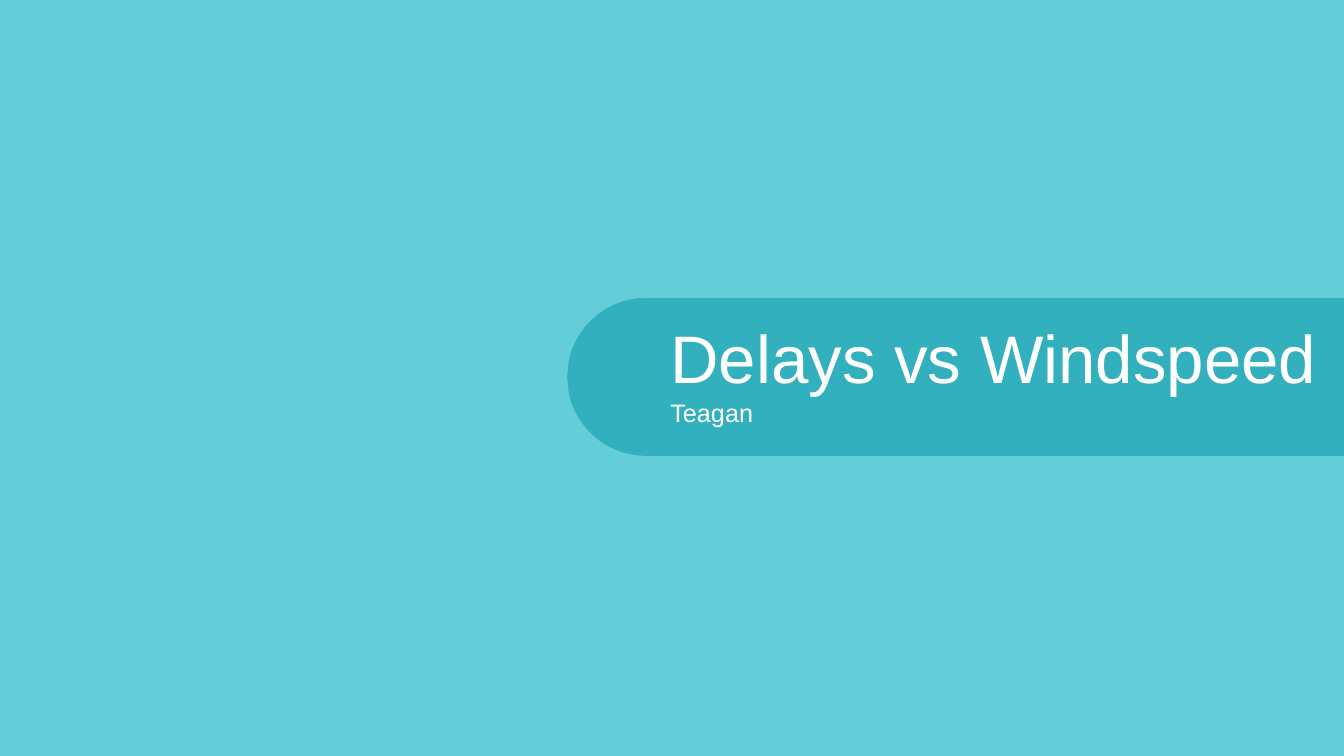
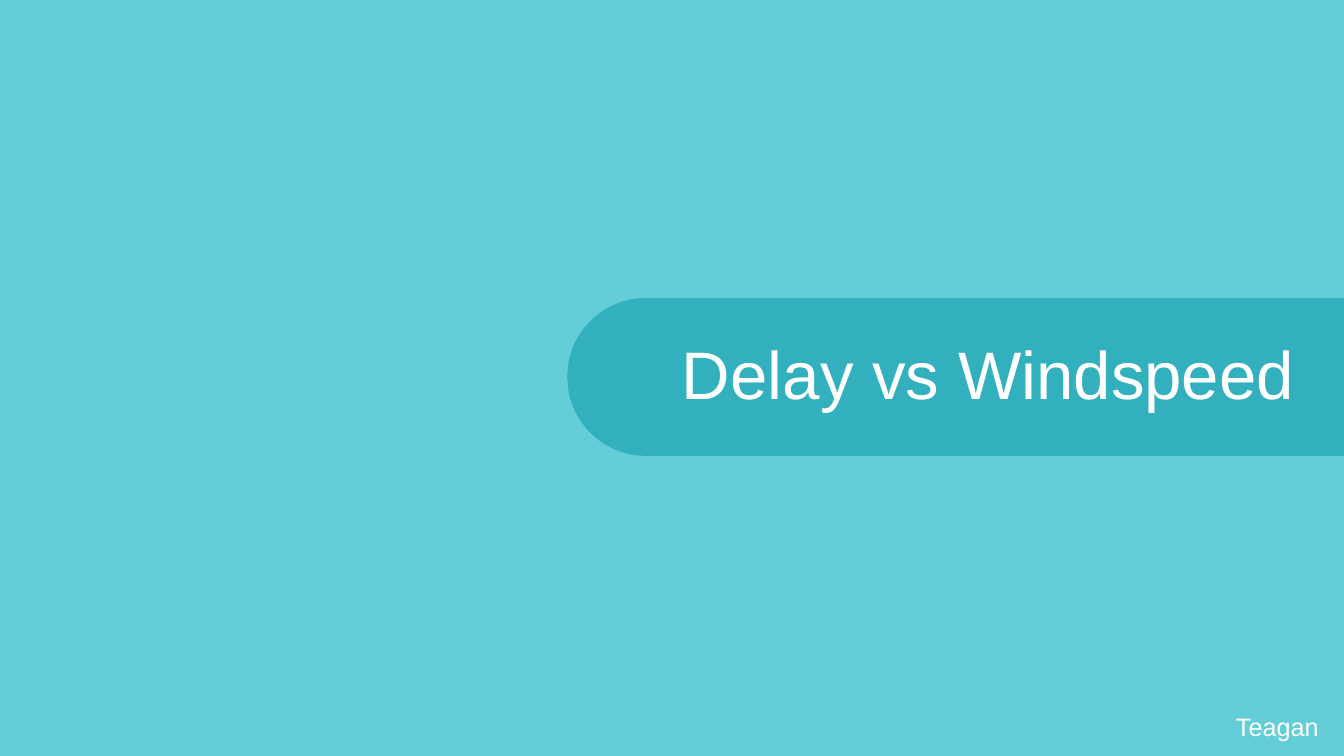
Before and after one commit to bgrullon/FlightDelayPrediction, a slide deck: slide 8 of src/presentation/Flight Delay Prediction.pptx. Drawn at 1344x756 pixels with LibreOffice and Linux fonts; fonts in the diff are those of the drawing; background and template pictures are left out. Boxes give left, top, right and bottom in pixels: in the first picture for what was removed or moved away, otherwise in the second. Text is boxed around its words. In the diff, an @@ line names an element or a change of style, - is before the commit and + after.

```diff
--- a/src/presentation/Flight Delay Prediction.pptx
+++ b/src/presentation/Flight Delay Prediction.pptx
@@ text at <box>682,350,1294,412</box>: text changed @@
-Delays vs Windspeed
+Delay vs Windspeed
@@ text "Teagan": place and size @@
-text "Teagan" at <box>670,404,753,428</box>
+text "Teagan" at <box>1236,718,1319,741</box>
```
Also in this commit, not shown: 13 other slides changed, 4 slides added, 2 slides removed, 2 other files.
